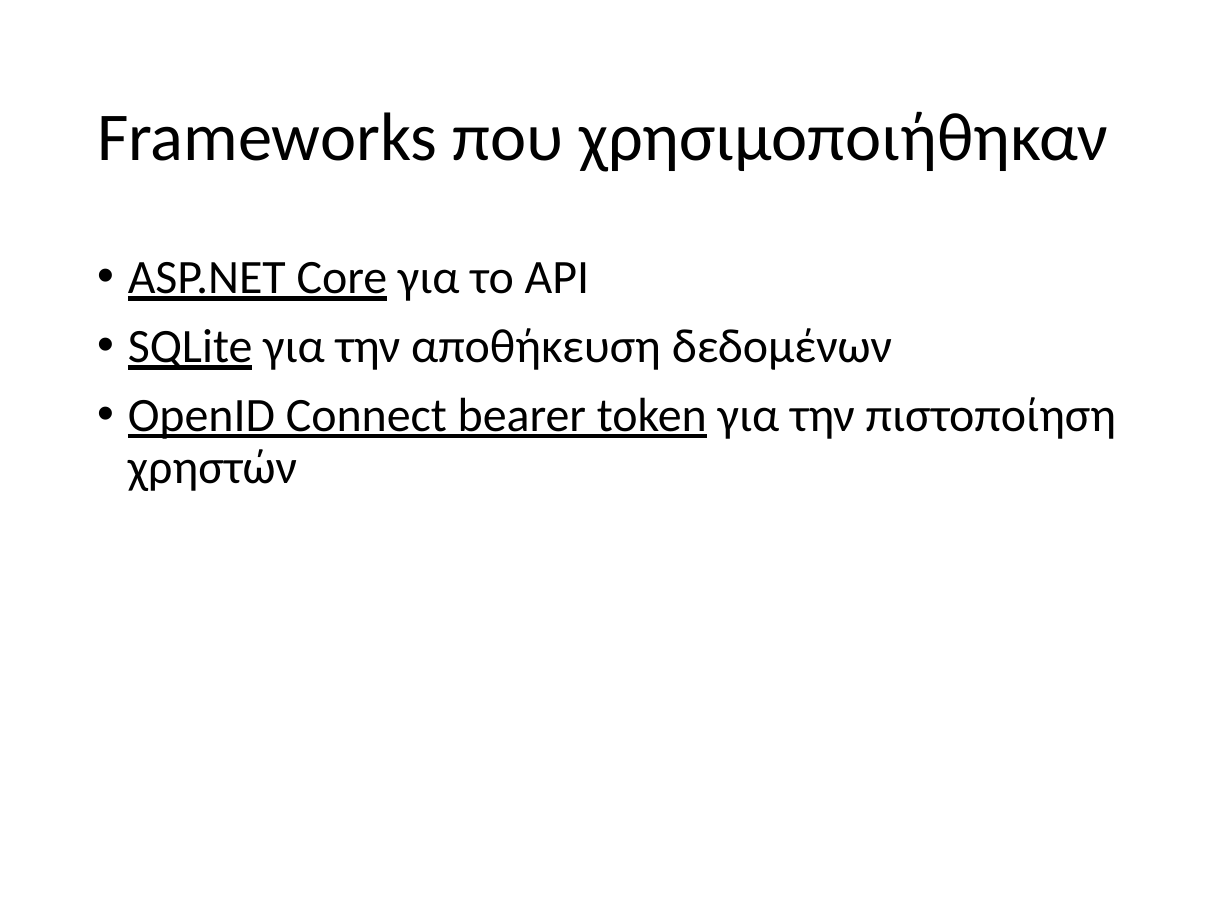
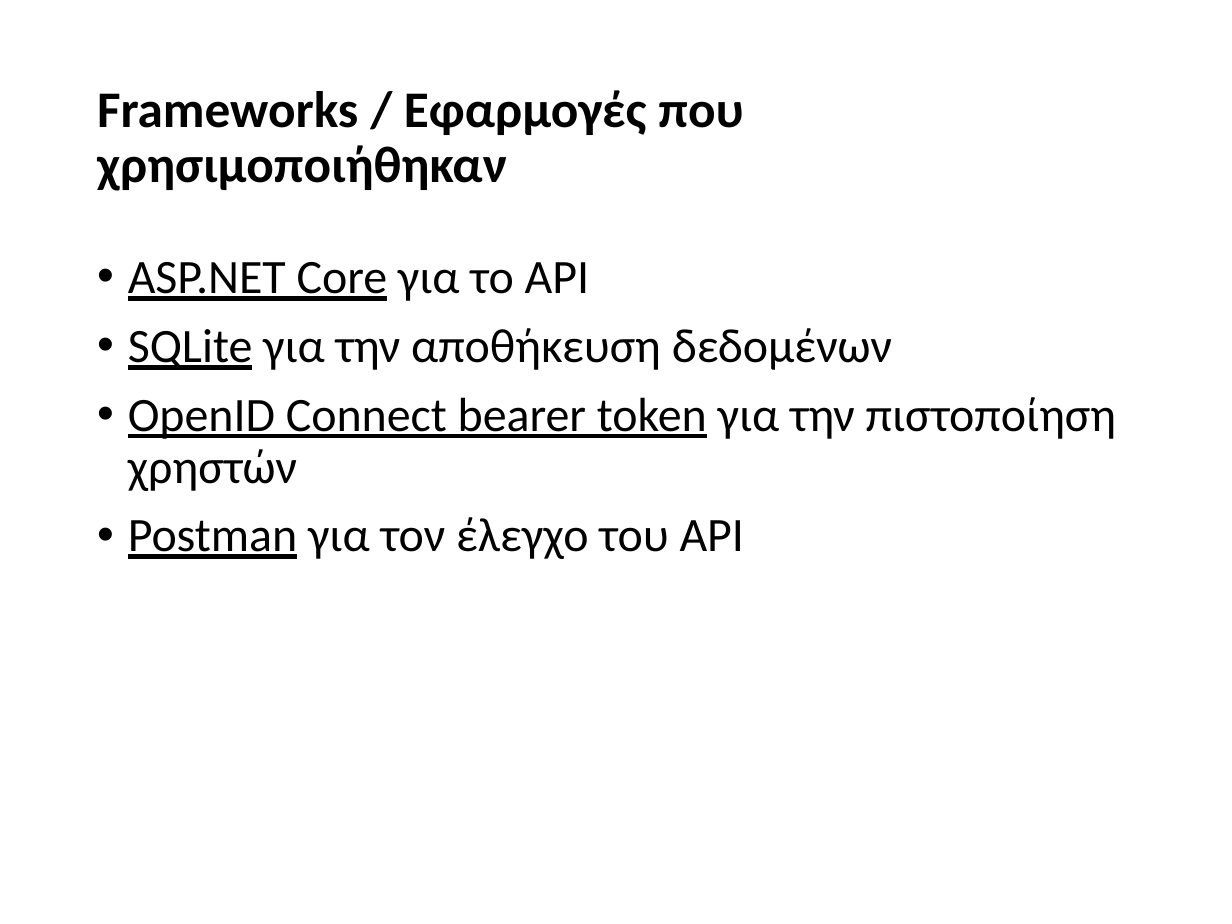
Before and after one commit to staks1/networkApi, a slide deck: slide 2 of Final.pptx. Drawn at 1232x924 pixels with LibreOffice and Linux fonts; fonts in the diff are those of the drawing. Boxes give left, top, right and bottom in pixels: in the first picture for what was removed or moved away, otherwise in the second. Text is boxed around its words. In the diff, an @@ line names an element or a change of style, - is before the commit and + after.

```diff
--- a/Final.pptx
+++ b/Final.pptx
@@ title at box(97, 90, 743, 191): text changed; size 40 to 30 pt; bold on @@
-Frameworks που χρησιμοποιήθηκαν
+Frameworks / Εφαρμογές που χρησιμοποιήθηκαν
@@ text at box(128, 517, 744, 559): paragraph added @@
+• Postman για τον έλεγχο του API
```
Also in this commit, not shown: 2 other slides changed.
